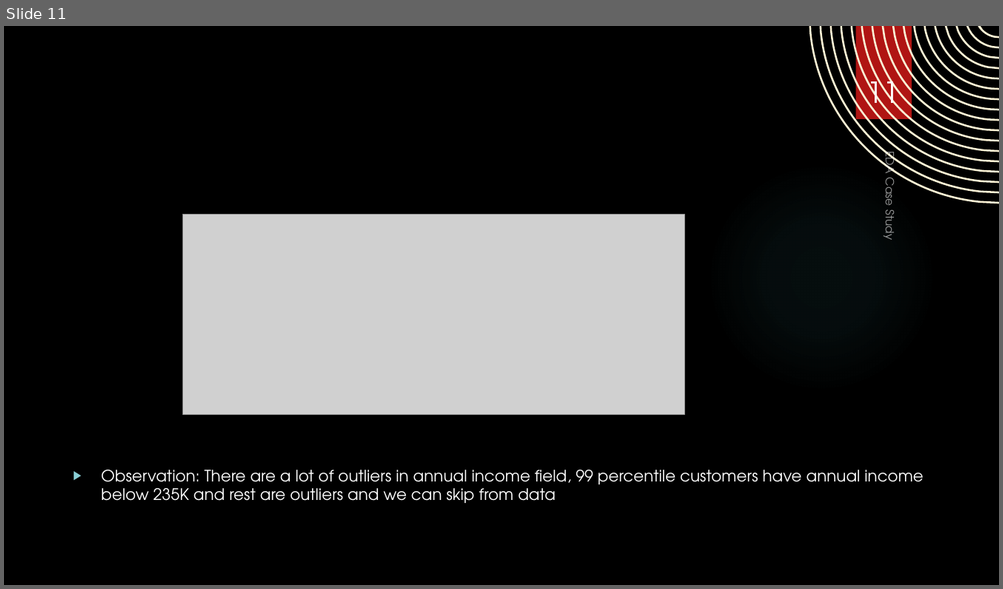
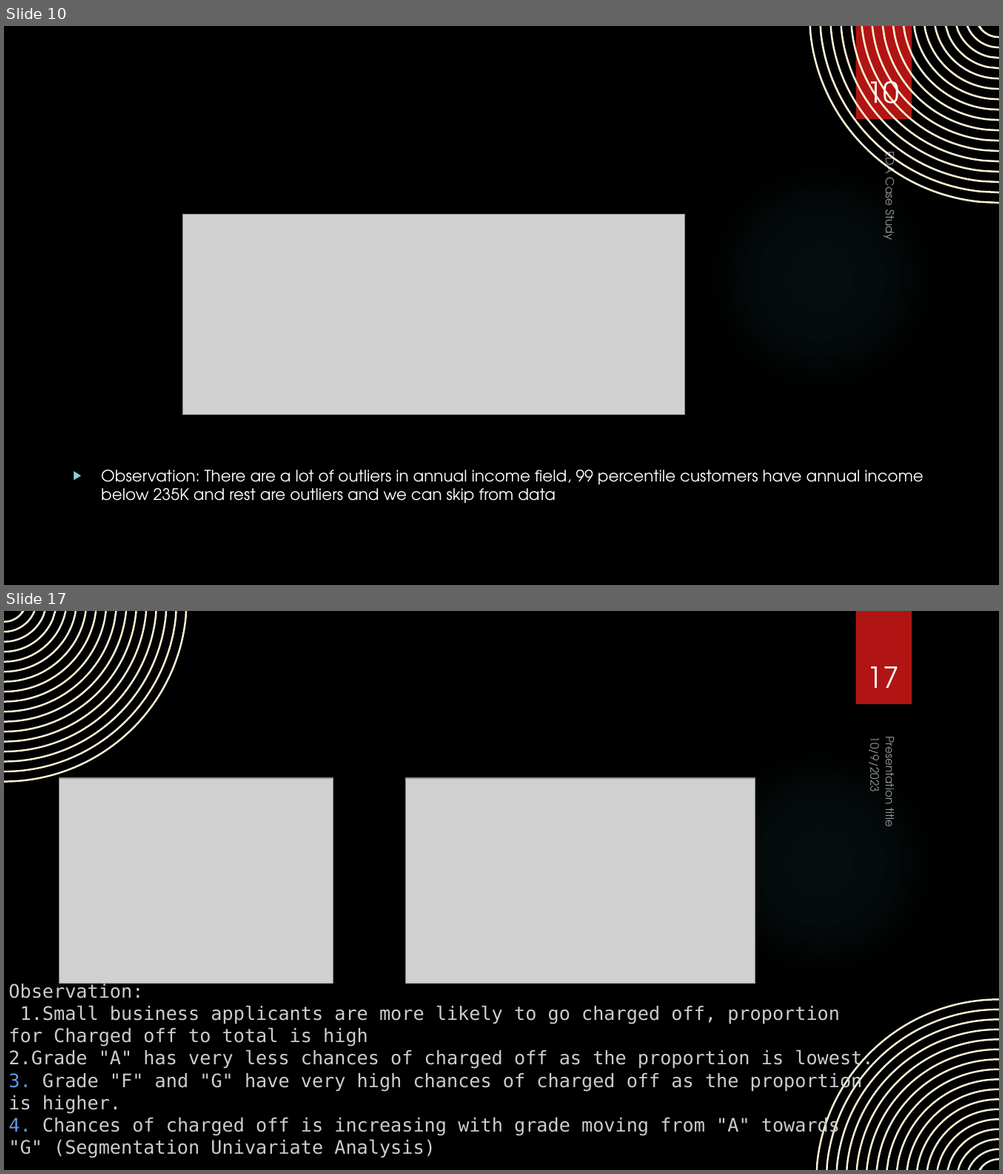
Before and after one commit to asthaa29/lendingcasestudy, a slide deck: EDA Case Study.pptx. Shown one above the other, each under a label of ours: slide 11 before the commit, slides 10 and 17 after it; the slides between them are not shown. The pictures are 1003x589 and 1003x1174 pixels, drawn with LibreOffice and Linux fonts; fonts in the diff are those of the drawing; grey boxes stand for pictures; background and template pictures are left out. Boxes give left, top, right and bottom in pixels: in the first picture for what was removed or moved away, otherwise in the second. Text is boxed around its words. In the diff, an @@ line names an element or a change of style, - is before the commit and + after.

```diff
--- a/EDA Case Study.pptx
+++ b/EDA Case Study.pptx
@@ slide 17 added at (x1=4, y1=611, x2=999, y2=1170), background picture (left out); not listed: 2 template elements that a slide beside it also shows @@
@@ freeform shape added at (x1=4, y1=611, x2=187, y2=783), fill #FAF1D4 @@
@@ page number added at (x1=867, y1=667, x2=899, y2=688), 28 pt, text #FFFFFF @@
+17
@@ text added at (x1=865, y1=743, x2=884, y2=792), 11 pt, text #FFFFFF at 60% opacity @@
+10/9/2023
@@ text added at (x1=879, y1=743, x2=899, y2=826), 11 pt, text #FFFFFF at 60% opacity @@
+Presentation title
@@ picture added at (x1=60, y1=778, x2=333, y2=983) @@
@@ picture added at (x1=406, y1=778, x2=755, y2=983) @@
@@ text added at (x1=8, y1=982, x2=873, y2=1159), 18 pt, text #CCCCCC @@
+Observation:
+1.Small business applicants are more likely to go charged off, proportion for Charged off to total is high
+2.Grade "A" has very less chances of charged off as the proportion is lowest.
+3. Grade "F" and "G" have very high chances of charged off as the proportion is higher.
+4. Chances of charged off is increasing with grade moving from "A" towards "G" (Segmentation Univariate Analysis)
@@ freeform shape added at (x1=816, y1=999, x2=999, y2=1170), fill #FAF1D4 @@
@@ what was slide 11 is now slide 10 @@
@@ page number at (x1=867, y1=73, x2=899, y2=116): text changed @@
-11
+10
```
Also in this commit, not shown: 4 slides changed, 11 other slides added, 3 slides removed.
